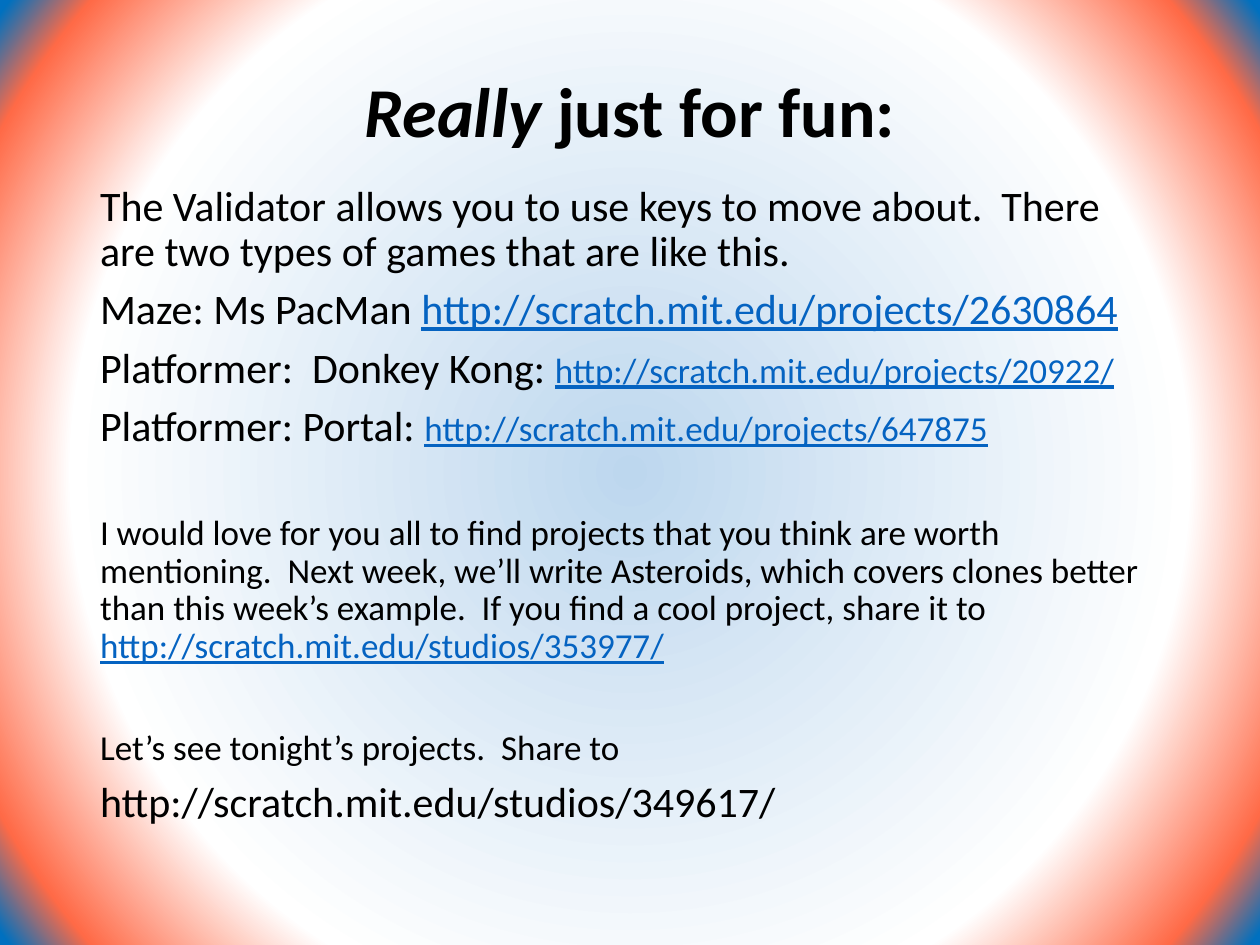
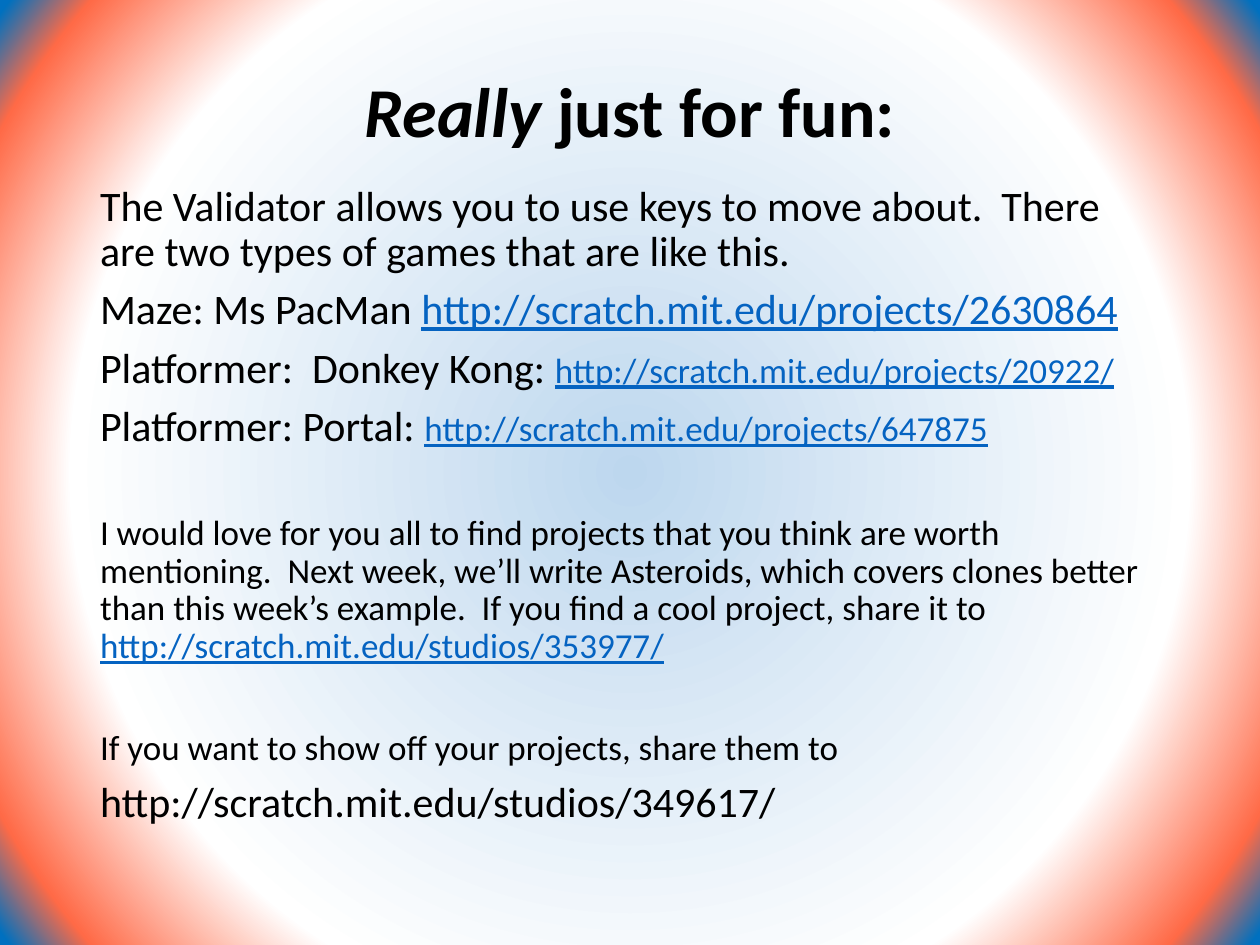
Before and after one commit to CoderDojoSV/scratch-series, a slide deck: slide 11 of Beyond Scratch Basics week2.pptx. Drawn at 1260x945 pixels with LibreOffice and Linux fonts; fonts in the diff are those of the drawing. Boxes give left, top, right and bottom in pixels: in the first picture for what was removed or moved away, otherwise in the second. Text is boxed around its words. In the diff, an @@ line names an element or a change of style, - is before the commit and + after.

```diff
--- a/Beyond Scratch Basics week2.pptx
+++ b/Beyond Scratch Basics week2.pptx
@@ text at [100, 735, 838, 766]: text changed @@
-Let’s see tonight’s projects. Share to
+If you want to show off your projects, share them to
```
Also in this commit, not shown: 6 other slides changed.
